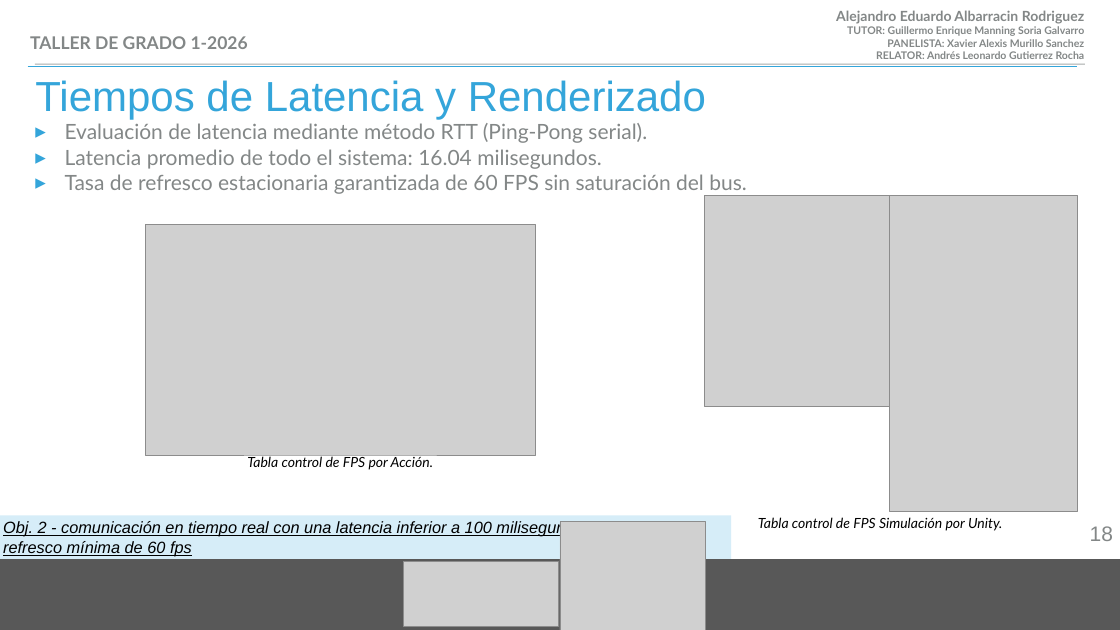
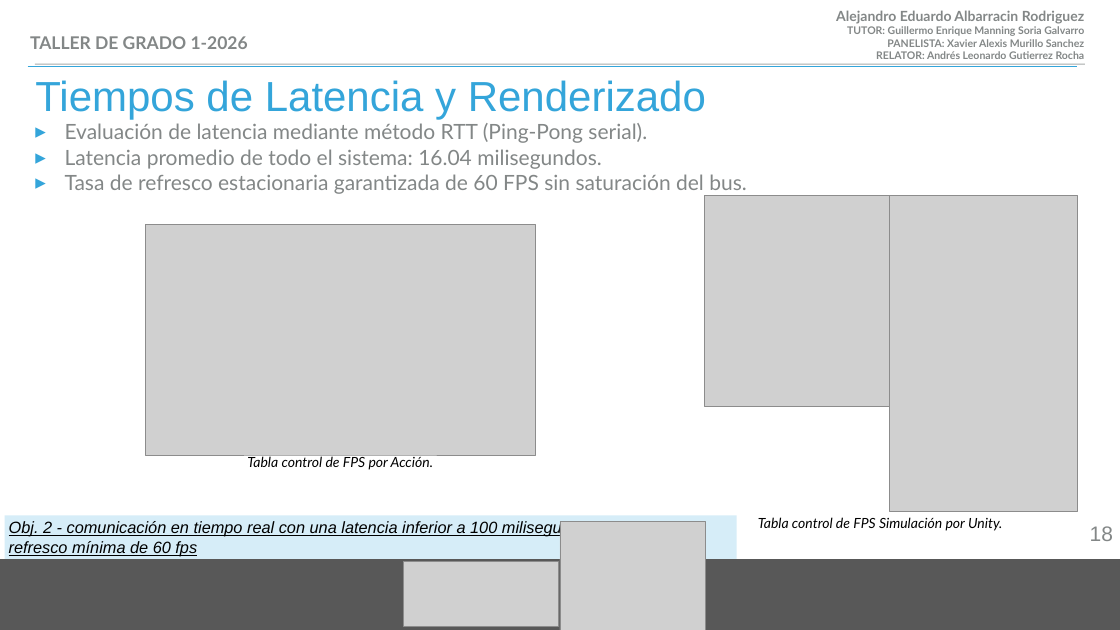
Before and after one commit to albale15/simulador_de_Extraccion_de_polipos_intestinales, a slide deck: slide 18 of presentacion/presentacion simulador de reseccion de polipos intestinales.pptx. Drawn at 1120x630 pixels with LibreOffice and Linux fonts; fonts in the diff are those of the drawing; grey boxes stand for pictures. Boxes give left, top, right and bottom in pixels: in the first picture for what was removed or moved away, otherwise in the second. Text is boxed around its words. In the diff, an @@ line names an element or a change of style, - is before the commit and + after.

```diff
--- a/presentacion/presentacion simulador de reseccion de polipos intestinales.pptx
+++ b/presentacion/presentacion simulador de reseccion de polipos intestinales.pptx
@@ rectangle "Obj. 2 - comunicación en ...": place and size @@
-rectangle "Obj. 2 - comunicación en ..." at <box>0,515,731,559</box>
+rectangle "Obj. 2 - comunicación en ..." at <box>5,515,737,559</box>
```
Also in this commit, not shown: 4 other slides changed, 8 other files.
